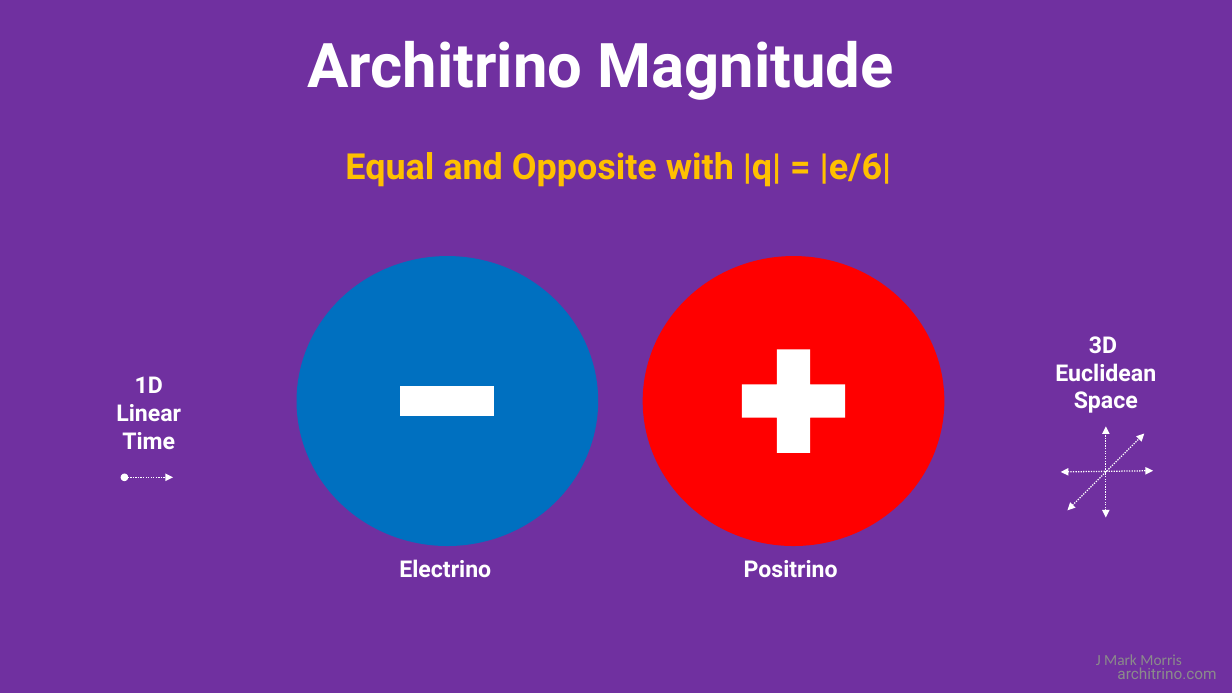
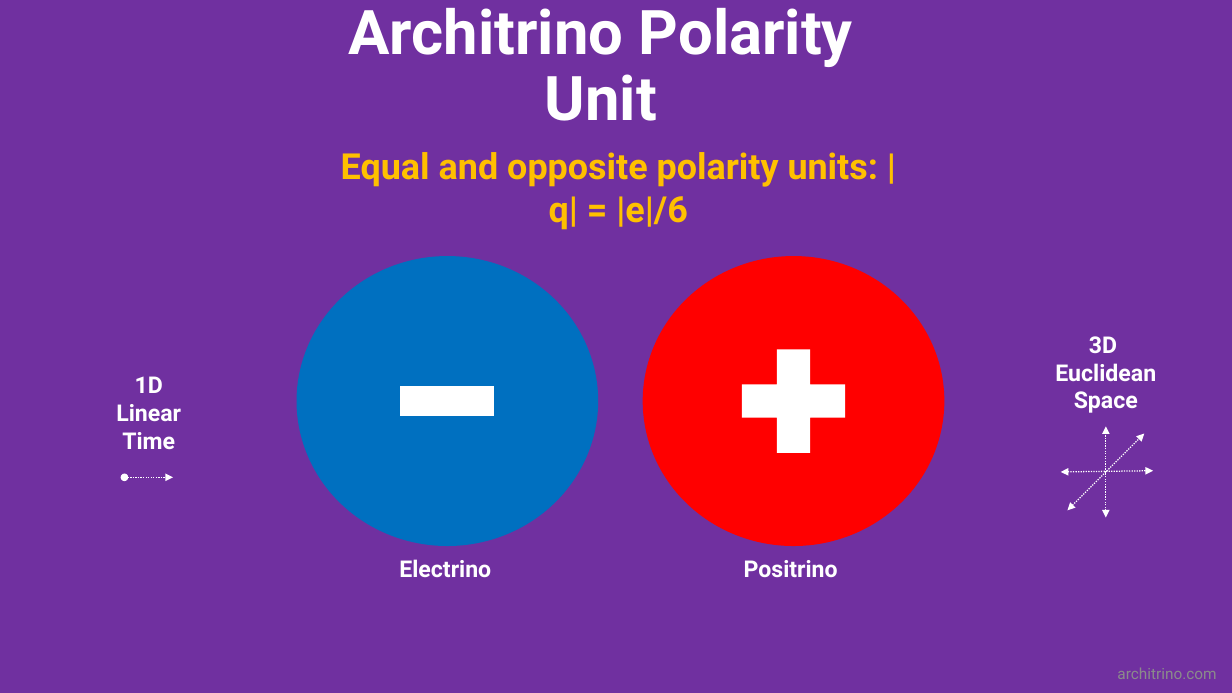
Before and after one commit to jmarkmorris/architrino, a slide deck: slide 3 of reference/archie/presentations/NPQG Fundamentals - Point Potential.pptx. Drawn at 1232x693 pixels with LibreOffice and Linux fonts; fonts in the diff are those of the drawing. Boxes give left, top, right and bottom in pixels: in the first picture for what was removed or moved away, otherwise in the second. Text is boxed around its words. In the diff, an @@ line names an element or a change of style, - is before the commit and + after.

```diff
--- a/reference/archie/presentations/NPQG Fundamentals - Point Potential.pptx
+++ b/reference/archie/presentations/NPQG Fundamentals - Point Potential.pptx
@@ title at <box>348,8,853,121</box>: text changed @@
-Architrino Magnitude
+Architrino Polarity Unit
@@ text at <box>341,152,878,230</box>: text changed @@
-Equal and Opposite with |q| = |e/6|
+Equal and opposite polarity units: |q| = |e|/6
@@ text removed at <box>1096,654,1182,670</box> @@
-J Mark Morris
```
Also in this commit, not shown: 8 other slides changed, 6 slides removed, 6 other files.
